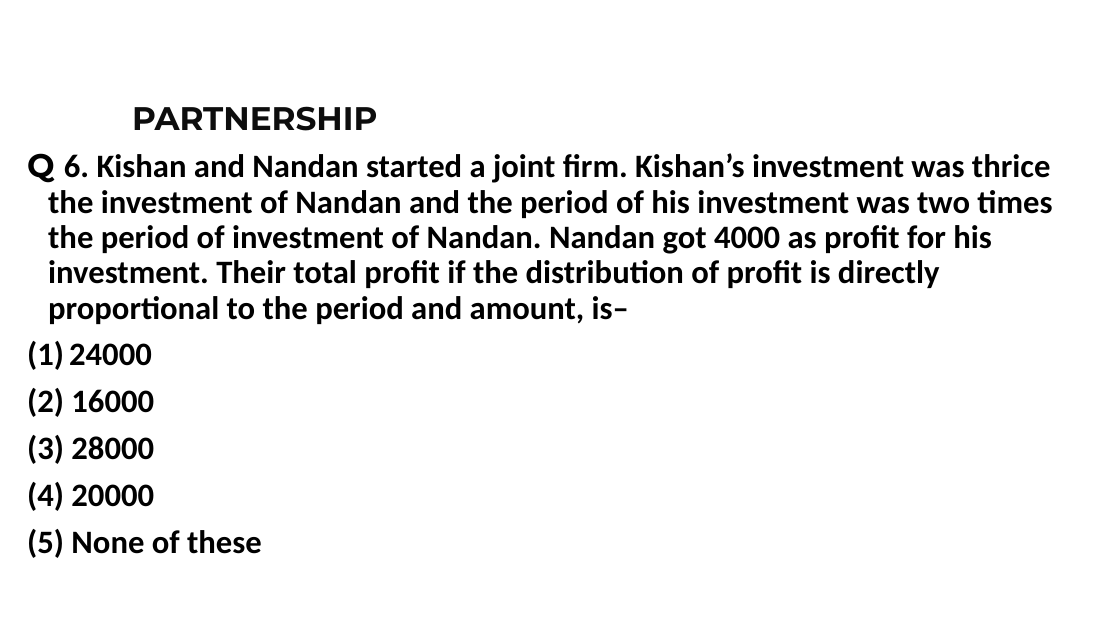
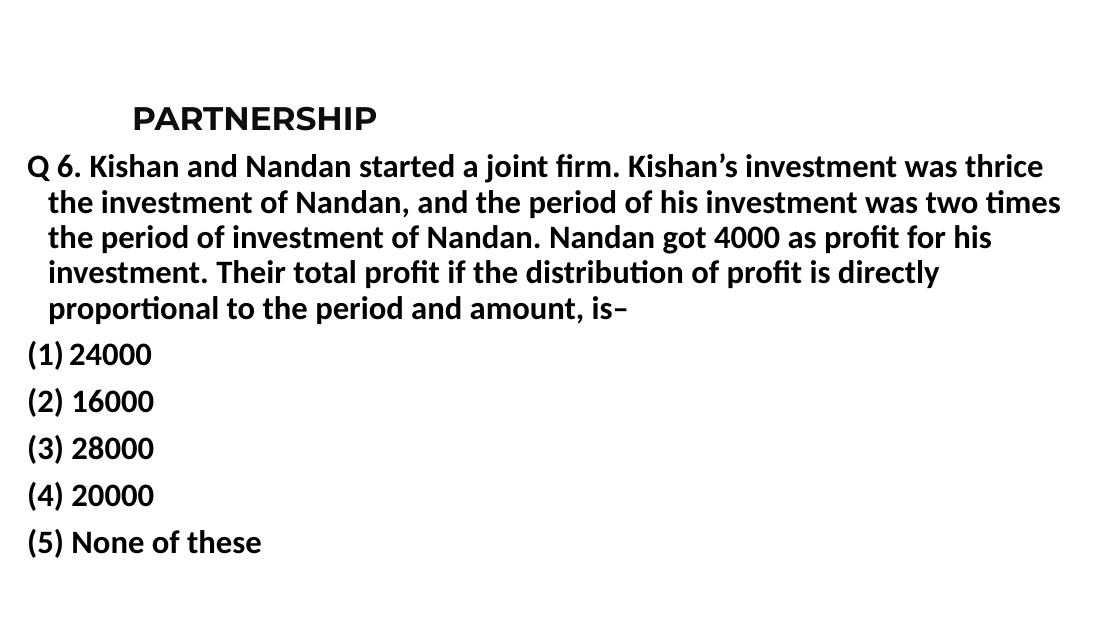
Before and after one commit to Harshita251005/BE-CSE-3RD-YEAR, a slide deck: slide 15 of NALR/11. Partnership.pptx. Drawn at 1120x630 pixels with LibreOffice and Linux fonts; fonts in the diff are those of the drawing; background and template pictures are left out. Boxes give left, top, right and bottom in pixels: in the first picture for what was removed or moved away, otherwise in the second. Text is boxed around its words. In the diff, an @@ line names an element or a change of style, - is before the commit and + after.

```diff
--- a/NALR/11. Partnership.pptx
+++ b/NALR/11. Partnership.pptx
@@ text at (27,153,1061,324): text changed @@
-Q 6. Kishan and Nandan started a joint firm. Kishan’s investment was thrice the investment of Nandan and the period of his investment was two times the period of investment of Nandan. Nandan got 4000 as profit for his investment. Their total profit if the distribution of profit is directly proportional to the period and amount, is–
+Q 6. Kishan and Nandan started a joint firm. Kishan’s investment was thrice the investment of Nandan, and the period of his investment was two times the period of investment of Nandan. Nandan got 4000 as profit for his investment. Their total profit if the distribution of profit is directly proportional to the period and amount, is–
```
Also in this commit, not shown: 38 other slides changed, 1 slide added, 16 slides removed, 24 other files.
